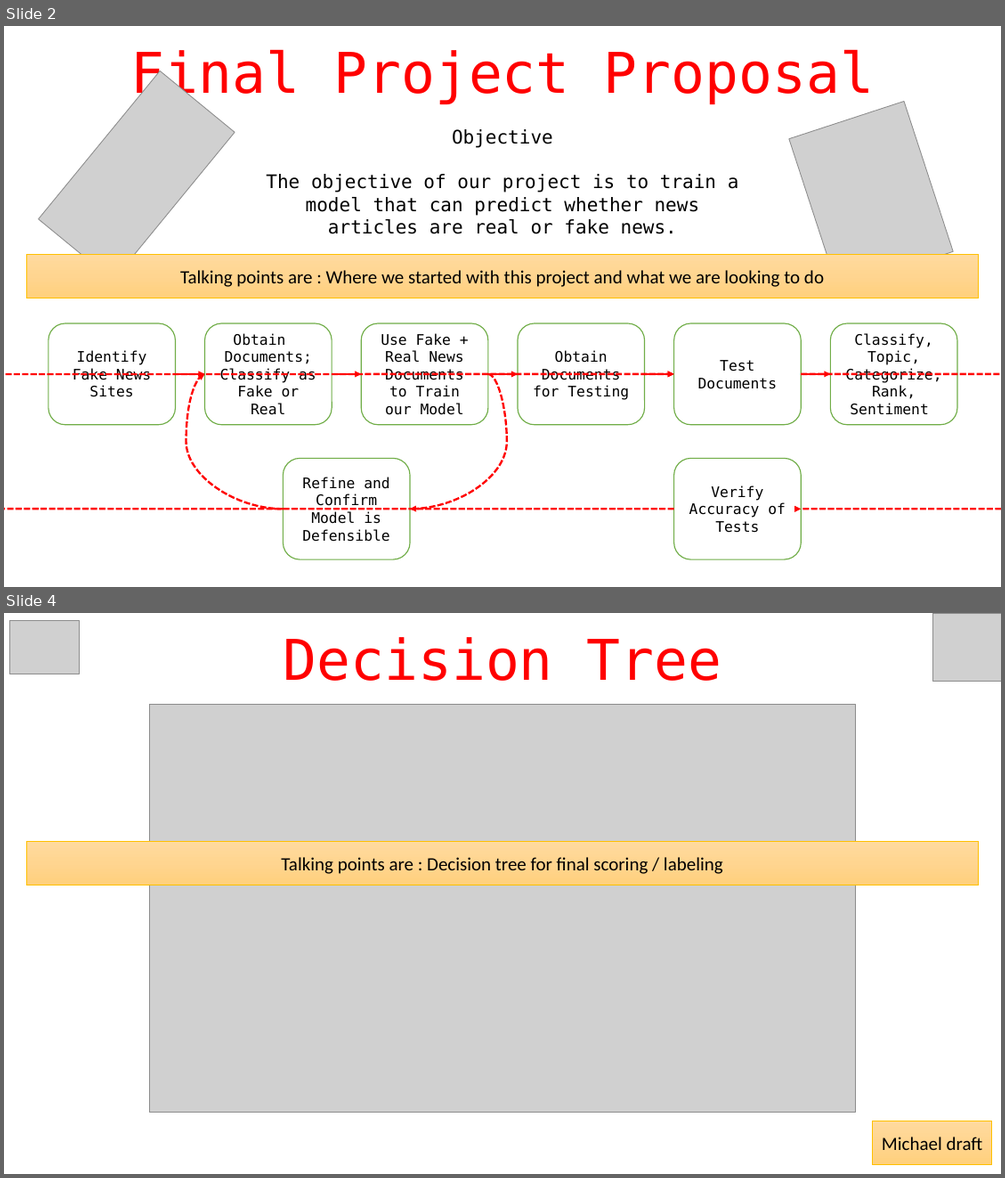
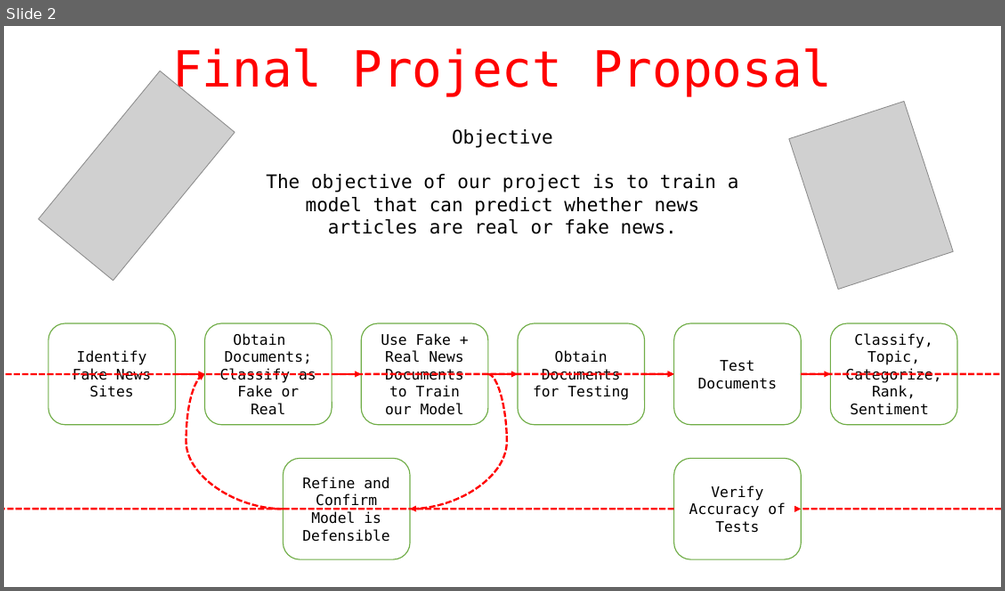
Before and after one commit to richpatanalytics/FakeNewsAnalysis, a slide deck: FakeNewsProjectPresentation.pptx. Shown one above the other, each under a label of ours: slides 2 and 4 before the commit, slide 2 after it; the slides between them are not shown. The pictures are 1005x1178 and 1005x591 pixels, drawn with LibreOffice and Linux fonts; fonts in the diff are those of the drawing; grey boxes stand for pictures. Boxes give left, top, right and bottom in pixels: in the first picture for what was removed or moved away, otherwise in the second. Text is boxed around its words. In the diff, an @@ line names an element or a change of style, - is before the commit and + after.

Commit message:
Final Project Presentation
Final Project Presentation

```diff
--- a/FakeNewsProjectPresentation.pptx
+++ b/FakeNewsProjectPresentation.pptx
@@ slide 4 removed at (4,613,1001,1174), background #FFFFFF @@
@@ picture removed at (10,620,80,674) @@
@@ text removed at (283,637,722,681) @@
-Decision Tree
@@ picture removed at (933,613,1001,681) @@
@@ picture removed at (150,705,856,1111) @@
@@ rectangle removed at (26,841,979,884) @@
-Talking points are : Decision tree for final scoring / labeling
@@ rectangle removed at (873,1121,992,1164) @@
-Michael draft
@@ slide 2 changed as well @@
@@ text "Final Project Proposal" at (172,48,833,96): size 54 to 48 pt @@
@@ rectangle removed at (26,254,979,297) @@
-Talking points are : Where we started with this project and what we are looking to do
```
Also in this commit, not shown: 7 other slides changed, 4 slides added, 5 other slides removed.
